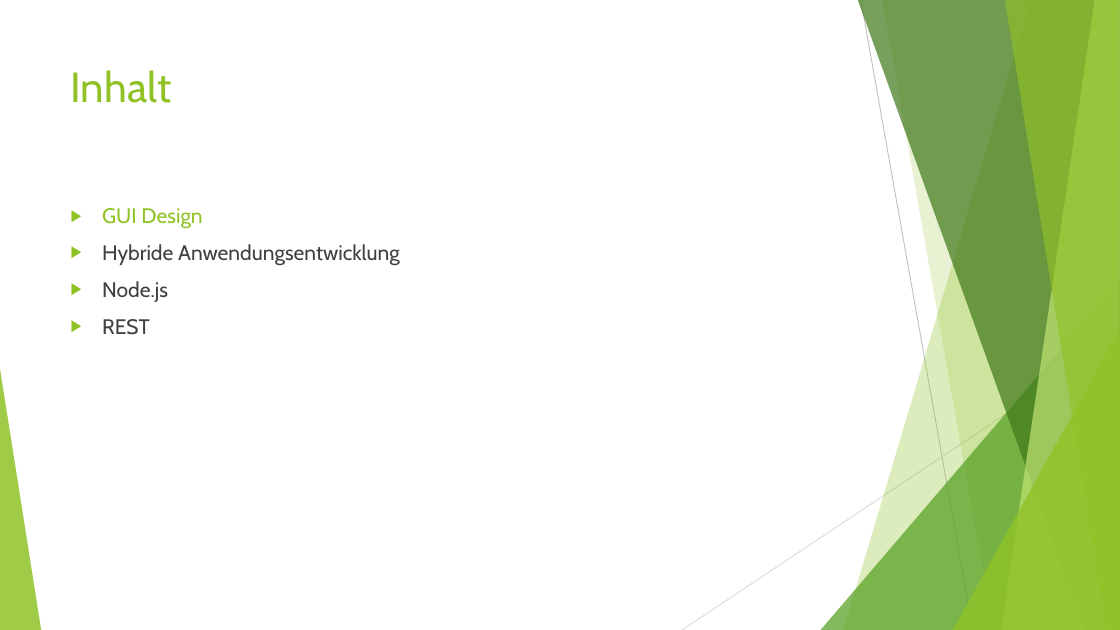
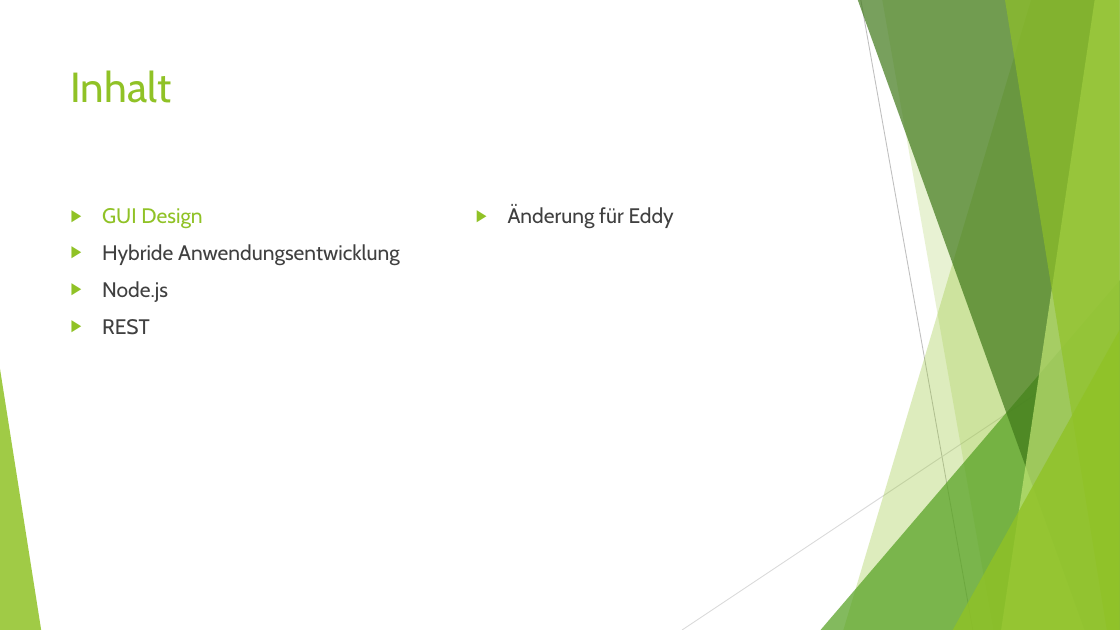
Before and after one commit to Ufo391/KSWE_DOKU, a slide deck: slide 3 of Vortrag/Mobile Anwendungsentwicklung.pptx. Drawn at 1120x630 pixels with LibreOffice and Linux fonts; fonts in the diff are those of the drawing. Boxes give left, top, right and bottom in pixels: in the first picture for what was removed or moved away, otherwise in the second. Text is boxed around its words. In the diff, an @@ line names an element or a change of style, - is before the commit and + after.

Commit message:
Änderung für Eddy

```diff
--- a/Vortrag/Mobile Anwendungsentwicklung.pptx
+++ b/Vortrag/Mobile Anwendungsentwicklung.pptx
@@ text added at bbox=[508, 205, 674, 229], 18 pt, text #404040 @@
+▶ Änderung für Eddy
```
